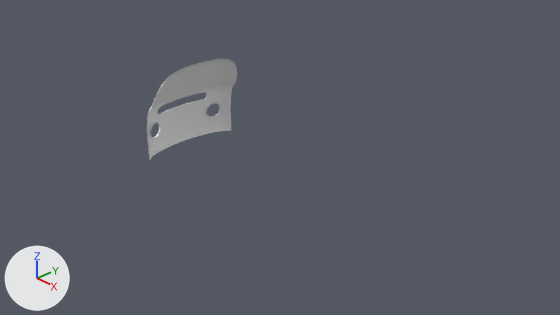
A saved change to the Blender file blender-3.6/with-materials/van.blend.
Both versions are drawn from the file's camera 'Camera'. The axes (+X, +Y, +Z) are drawn at lower left. The lights are the same throughout.

Script lines for the objects in view, before the commit:
```python
me_circle_001 = bpy.data.meshes.new('Circle.001')
me_circle_001.from_pydata(...)  # 336 vertices, 293 faces; spans x -2.385..-1.796, y 0.0..0.853, z -0.608..0.883
me_circle_001.polygons.foreach_set('use_smooth', [True] * 293)
ob_van_001 = bpy.data.objects.new('Van.001', me_circle_001)
ob_van_001.location = (0.0, 0.0, 0.0)
_m = ob_van_001.modifiers.new('Mirror', 'MIRROR')
_m.use_axis = (False, True, False)
_m.use_clip = True
_m = ob_van_001.modifiers.new('Subdivision', 'SUBSURF')
_m.levels = 2
```
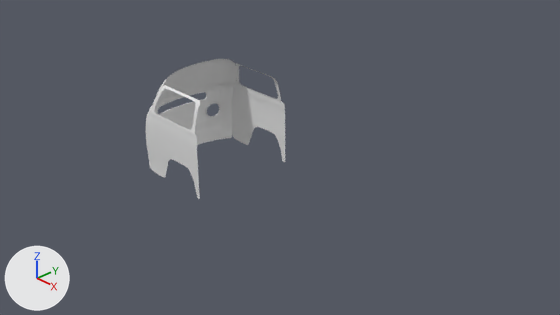
The change, as a list of edits to the scene's bpy script:
```text
Change me_circle_001:
    used by ob_van_001; location = (0.0, 0.0, 0.0)
    remove me_circle_001.from_pydata(...)  # 336 vertices, 293 faces; spans x -2.385..-1.796, y 0.0..0.853, z -0.608..0.883
    add me_circle_001.from_pydata(...)  # 391 vertices, 343 faces; spans x -2.385..-1.79, y 0.0..0.879, z -0.751..0.883
    me_circle_001 part 1
    11 vertices are removed from x -2.346..-2.112, y 0.0..0.853, z -0.608..-0.605
    20 faces are deleted
    14 vertices in x -2.374..-2.222, y 0.114..0.75, z -0.382..0.203 move by (0.005, -0.004, 0.0)
    7 vertices in x -2.377..-2.274, y 0.0..0.676, z -0.544 move by (0.0, 0.0, 0.09)
    5 vertices in x -2.269..-2.141, y 0.0..0.697, z 0.303 move by (-0.004, 0.0, -0.009)
    4 vertices in x -2.169..-2.136, y 0.816..0.818, z -0.196..0.1 move by (-0.009, 0.0, 0.0)
    3 vertices in x -2.339..-2.256, y 0.227..0.738, z -0.343..0.201 move by (0.005, -0.003, 0.0)
    3 vertices in x -2.267..-2.208, y 0.114..0.523, z 0.303 move by (-0.005, 0.0, -0.009)
    51 vertices move from x -2.378..-1.957, y 0.0..0.853, z -0.594..0.626 to x -2.379..-1.96, y 0.0..0.879, z -0.454..0.628
    27 vertices are added at x -2.298..-2.001, y 0.341..0.864, z -0.751..0.277
    8 new vertices lie (0.0, 0.0, -0.082) away from vertices in x -2.377..-2.245, y 0.0..0.737, z -0.544..-0.543
    7 new vertices lie (0.025, 0.0, -0.032) away from vertices in x -2.377..-2.274, y 0.0..0.676, z -0.536
    7 new vertices lie (0.022, 0.0, -0.183) away from vertices in x -2.352..-2.249, y 0.0..0.676, z -0.568
    6 new vertices lie (-0.004, 0.0, -0.01) away from vertices in x -2.312..-2.199, y 0.0..0.697, z 0.265
    6 new vertices lie (0.004, 0.0, 0.011) away from vertices in x -2.327..-2.214, y 0.0..0.697, z 0.222
    5 new vertices lie (-0.004, 0.0, -0.011) away from vertices in x -2.316..-2.203, y 0.0..0.697, z 0.255
    70 new faces join them
Add me_circle_002:
    me_circle_002.from_pydata(...)  # 283 vertices, 233 faces; spans x -2.12..-0.8, y 0.7..0.88, z -0.75..0.75
    me_circle_002.polygons.foreach_set('use_smooth', [True] * 233)
Add ob_van_002:
    ob_van_002 = bpy.data.objects.new('Van.002', me_circle_002)
    ob_van_002.location = (0.0, 0.0, 0.0)
    _m = ob_van_002.modifiers.new('Mirror', 'MIRROR')
    _m.use_axis = (False, True, False)
    _m.use_clip = True
    _m = ob_van_002.modifiers.new('Subdivision', 'SUBSURF')
    _m.levels = 2
```

Boxes [x1, y1, x2, y2] around the edits, measured in the pictures (560 x 315 px):
'Van.001', reshaped
    before: [147, 59, 237, 161]
    after: [148, 59, 237, 167]
'Van.002', added
    after: [146, 63, 285, 199]
part 1 of me_circle_001, built on
    before: [147, 81, 236, 161]
    after: [148, 80, 236, 167]
